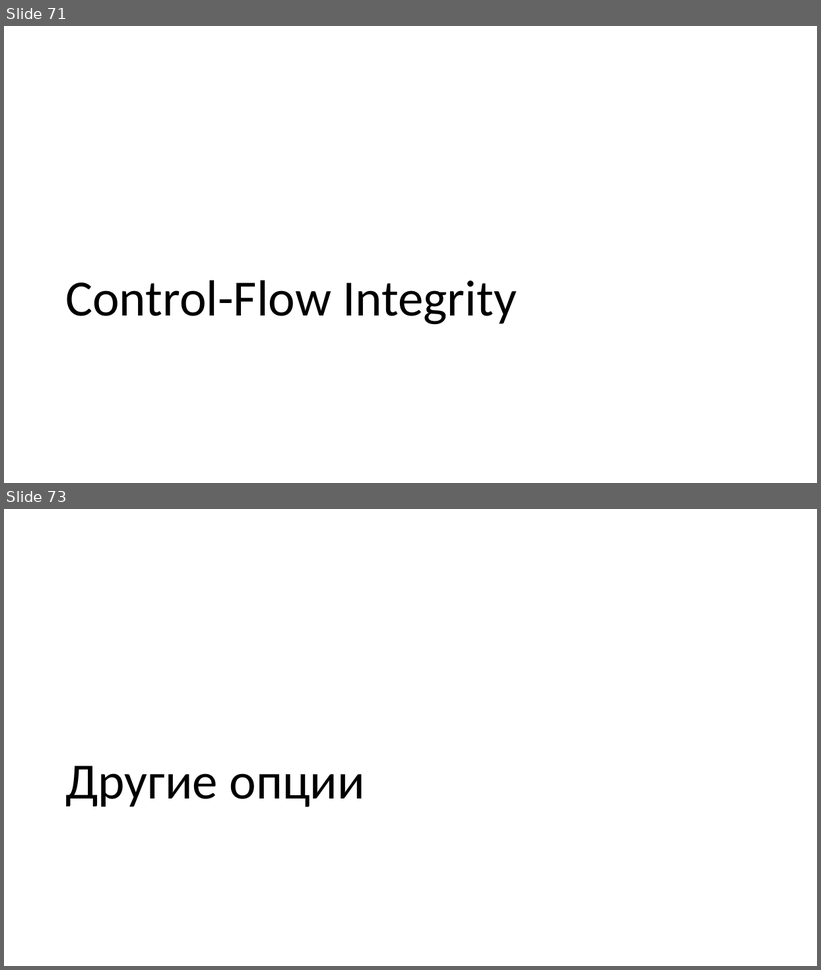
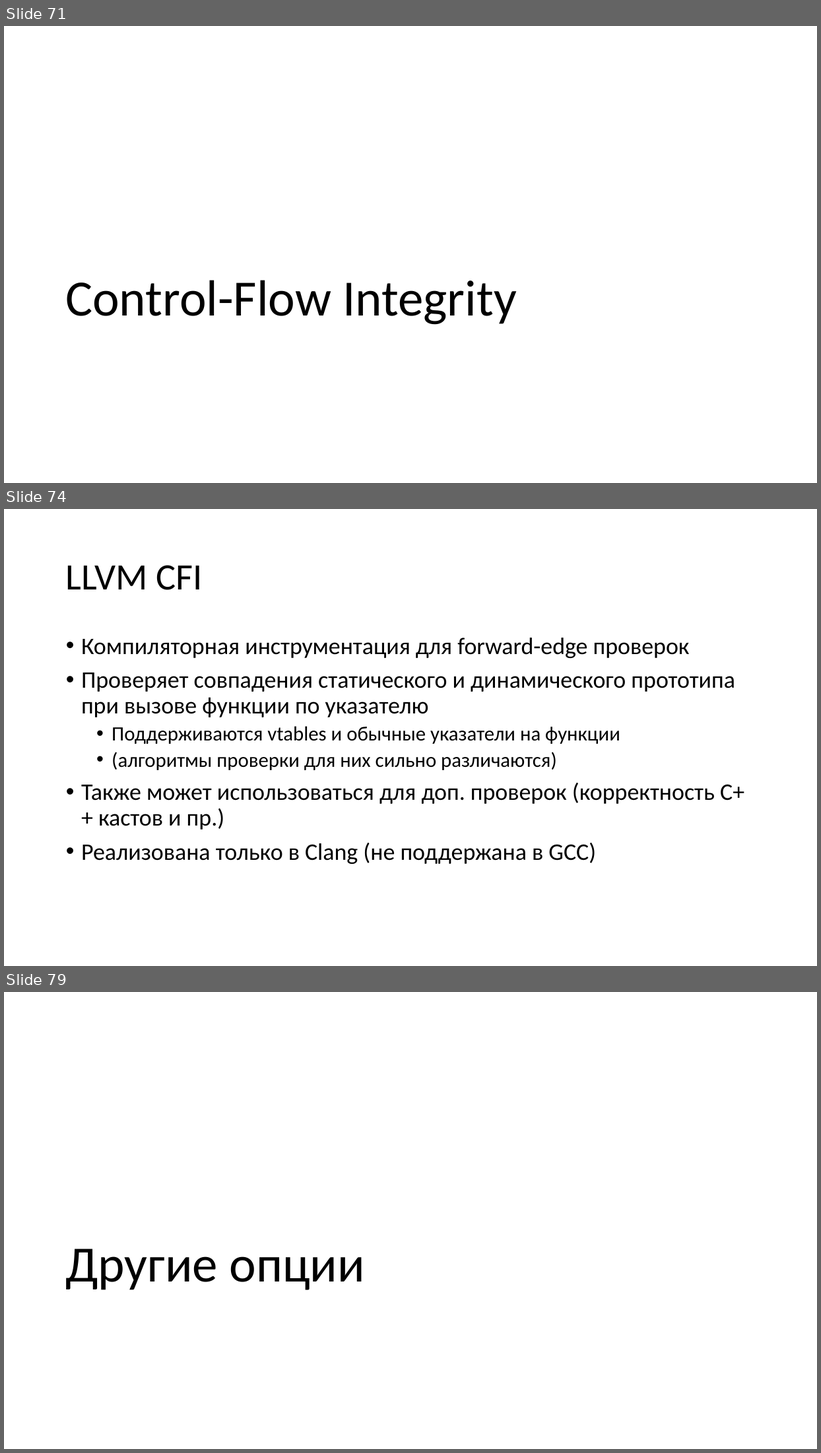
Before and after one commit to yugr/slides, a slide deck: CppZeroCost/2025/RU.pptx. Shown one above the other, each under a label of ours: slides 71 and 73 before the commit, slides 71, 74 and 79 after it; the slides between them are not shown. The pictures are 821x970 and 821x1453 pixels, drawn with LibreOffice and Linux fonts; fonts in the diff are those of the drawing. Boxes give left, top, right and bottom in pixels: in the first picture for what was removed or moved away, otherwise in the second. Text is boxed around its words. In the diff, an @@ line names an element or a change of style, - is before the commit and + after.

```diff
--- a/CppZeroCost/2025/RU.pptx
+++ b/CppZeroCost/2025/RU.pptx
@@ slide 74 added at bbox=[4, 509, 817, 966], background #FFFFFF @@
@@ title added at bbox=[66, 565, 202, 590], 44 pt, text #000000 @@
+LLVM CFI
@@ text added at bbox=[81, 638, 745, 864], 28 pt, text #000000 @@
+• Компиляторная инструментация для forward-edge проверок
+• Проверяет совпадения статического и динамического прототипа при вызове функции по указателю
+  • Поддерживаются vtables и обычные указатели на функции
+  • (aлгоритмы проверки для них сильно различаются)
+• Также может использоваться для доп. проверок (корректность C++ кастов и пр.)
+• Реализована только в Clang (не поддержана в GCC)
@@ what was slide 73 is now slide 79 @@
```
Also in this commit, not shown: 6 other slides added, 1 slide removed, 1 other file.
